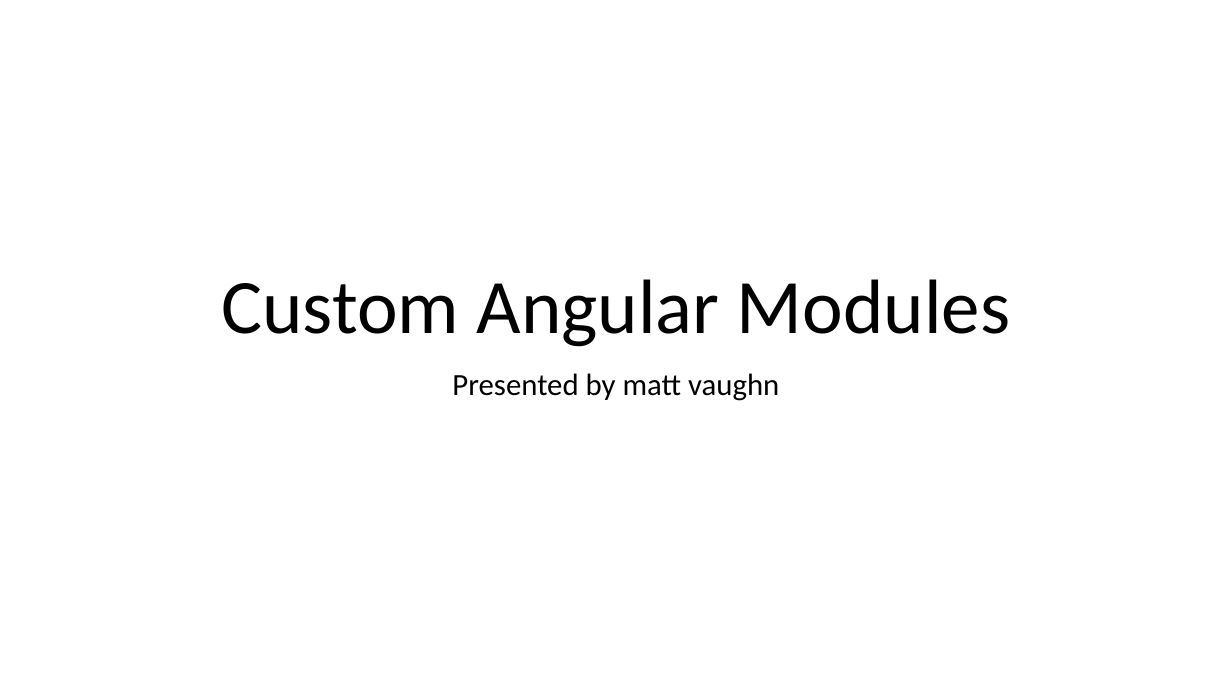
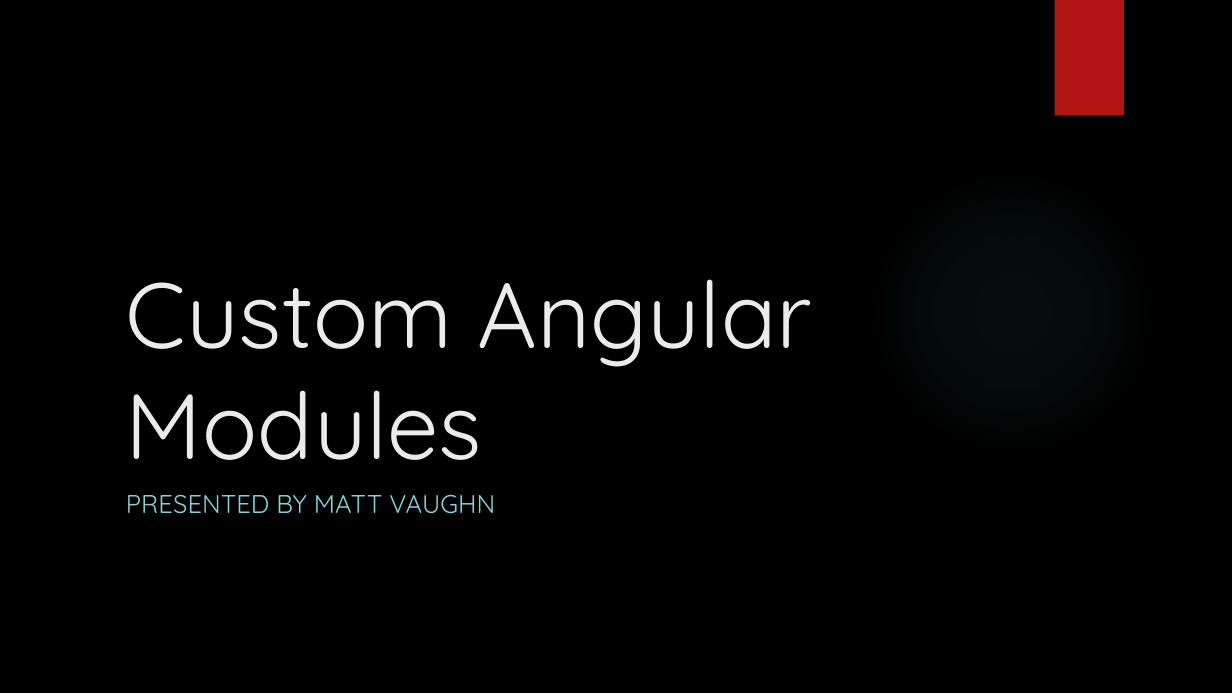
Before and after one commit to buildmotion/custom-angular-modules, a slide deck: slide 1 of presentation/custom-angular-modules.pptx. Drawn at 1232x693 pixels with LibreOffice and Linux fonts; fonts in the diff are those of the drawing; background and template pictures are left out. Boxes give left, top, right and bottom in pixels: in the first picture for what was removed or moved away, otherwise in the second. Text is boxed around its words. In the diff, an @@ line names an element or a change of style, - is before the commit and + after.

Commit message:
content for module types; outline updates;

```diff
--- a/presentation/custom-angular-modules.pptx
+++ b/presentation/custom-angular-modules.pptx
@@ background #FFFFFF to picture (left out) @@
@@ rectangle added at (1055, 0, 1124, 116), fill #B01513 @@
@@ title "Custom Angular Modules": place and size @@
-title "Custom Angular Modules" at (221, 279, 1010, 347)
+title "Custom Angular Modules" at (126, 279, 813, 460)
@@ title "Custom Angular Modules" at (126, 279, 813, 460): size 60 to 72 pt, font Calibri to Quicksand, text colour #000000 to #EBEBEB; alignment centre to left; line spacing 0.9 to 1 @@
@@ ellipse added at (870, 169, 1154, 454), fill gradient #50B9C1 @@
@@ subtitle at (126, 494, 495, 514): text changed; size 24 to 20 pt; font Calibri to Quicksand; text colour #000000 to #8AD0D6 @@
-Presented by matt vaughn
+PRESENTED BY MATT VAUGHN
```
Also in this commit, not shown: 50 other slides changed, 8 slides added.
